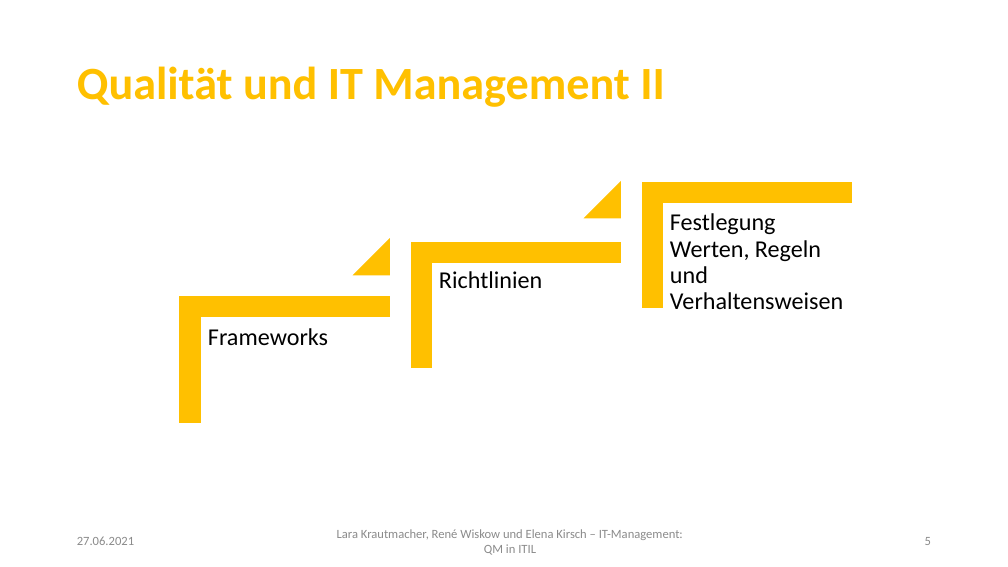
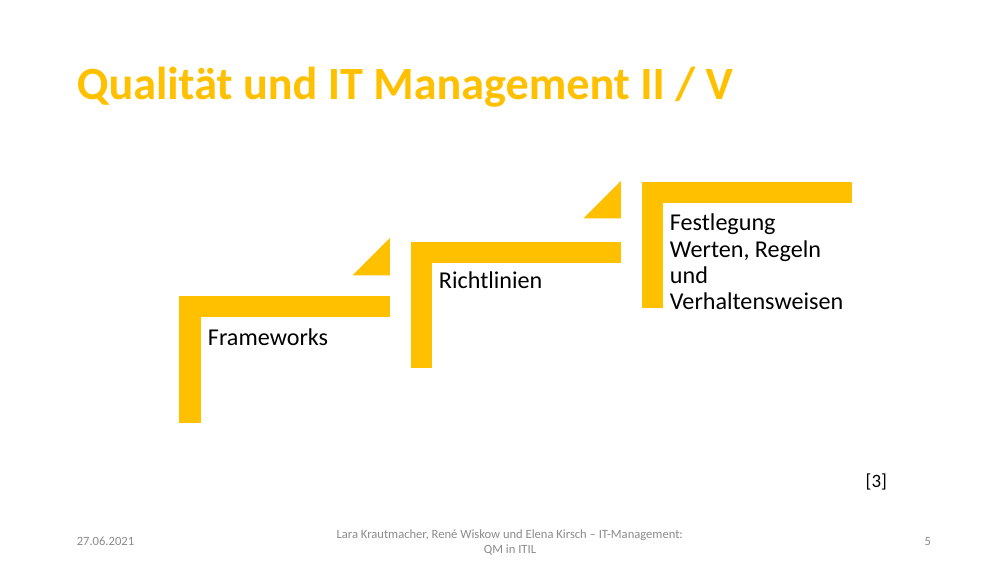
Before and after one commit to LaraKrauti/Qualitaetssicherung, a slide deck: slide 5 of LaraKrautmacher_RenéWiskow_ElenaKirsch_ITManagement.pptx. Drawn at 1008x567 pixels with LibreOffice and Linux fonts; fonts in the diff are those of the drawing; background and template pictures are left out. Boxes give left, top, right and bottom in pixels: in the first picture for what was removed or moved away, otherwise in the second. Text is boxed around its words. In the diff, an @@ line names an element or a change of style, - is before the commit and + after.

```diff
--- a/LaraKrautmacher_RenéWiskow_ElenaKirsch_ITManagement.pptx
+++ b/LaraKrautmacher_RenéWiskow_ElenaKirsch_ITManagement.pptx
@@ title at box(77, 66, 733, 107): text changed @@
-Qualität und IT Management II
+Qualität und IT Management II / V
@@ text added at box(866, 473, 887, 490), 18 pt, text #000000 @@
+[3]
```
Also in this commit, not shown: 5 other slides changed, 6 slides added.
